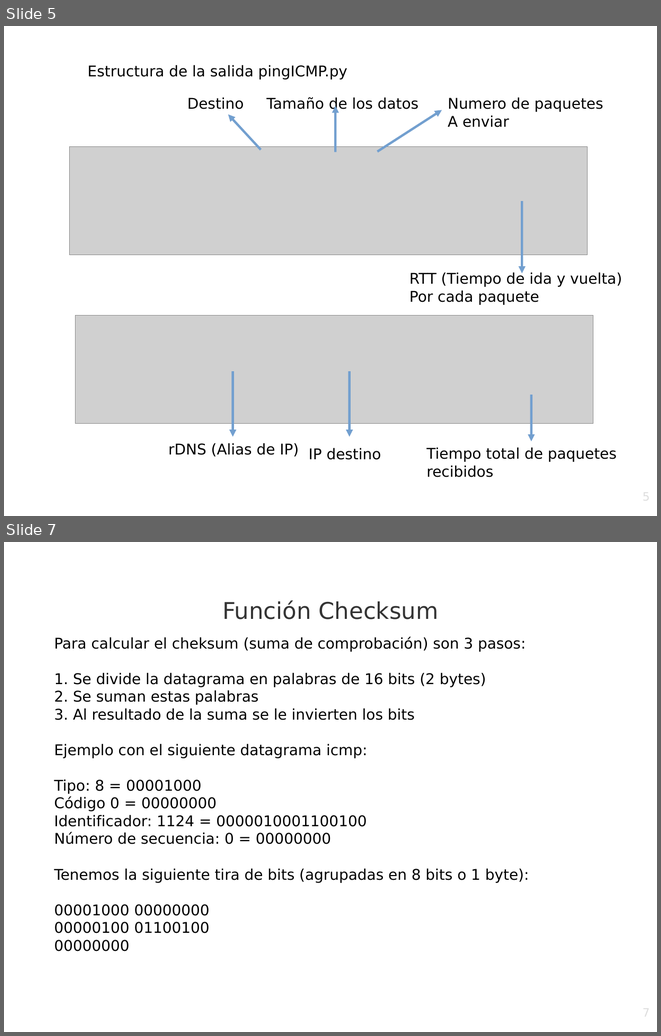
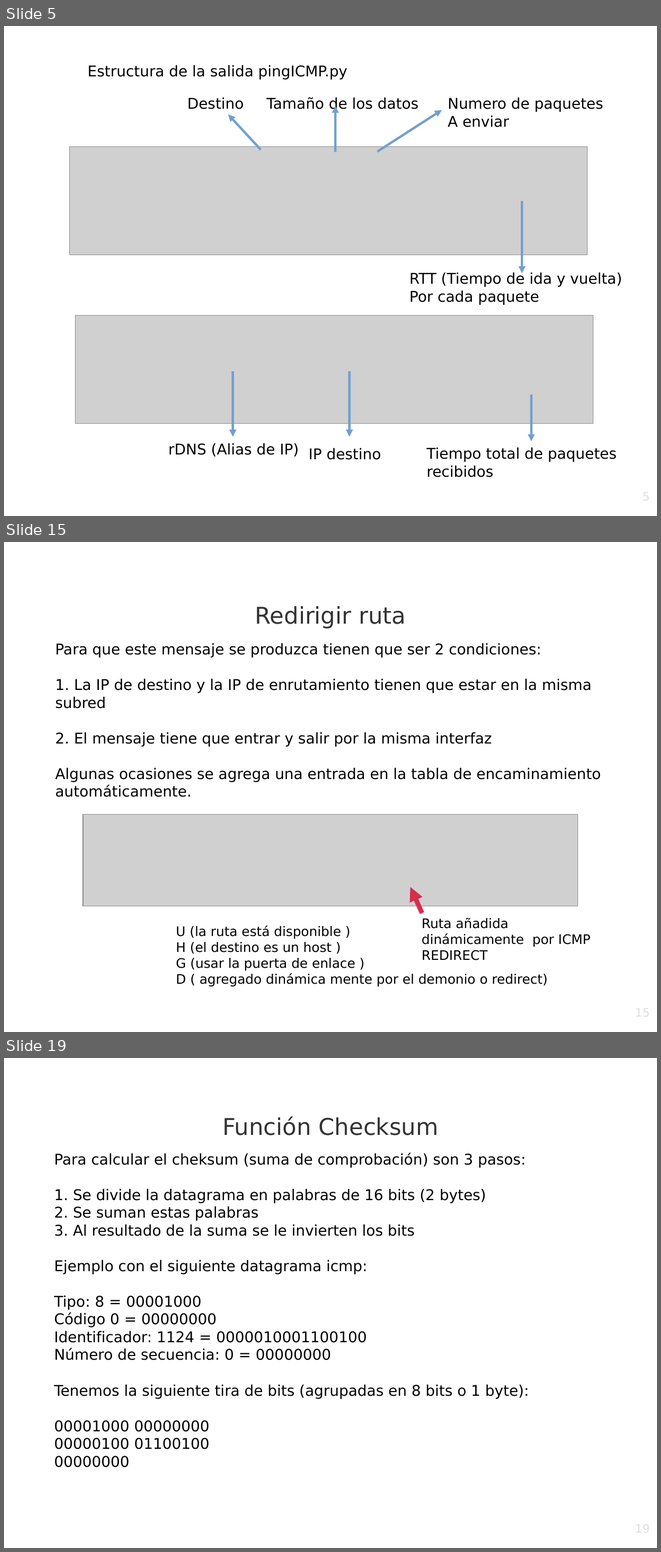
Before and after one commit to srealmoreno/Python, a slide deck: PING/ping.odp. Shown one above the other, each under a label of ours: slides 5 and 7 before the commit, slides 5, 15 and 19 after it; the slides between them are not shown. The pictures are 661x1036 and 661x1552 pixels, drawn with LibreOffice and Linux fonts; fonts in the diff are those of the drawing; grey boxes stand for pictures; background and template pictures are left out. Boxes give left, top, right and bottom in pixels: in the first picture for what was removed or moved away, otherwise in the second. Text is boxed around its words. In the diff, an @@ line names an element or a change of style, - is before the commit and + after.

```diff
--- a/PING/ping.odp
+++ b/PING/ping.odp
@@ slide 15 added at (4, 542, 657, 1032), background picture (left out) @@
@@ title added at (255, 606, 406, 628), 28 pt, text #333333 @@
+Redirigir ruta
@@ text added at (55, 643, 601, 797), 18 pt, text #000000 @@
+Para que este mensaje se produzca tienen que ser 2 condiciones:
+1. La IP de destino y la IP de enrutamiento tienen que estar en la misma subred
+2. El mensaje tiene que entrar y salir por la misma interfaz
+Algunas ocasiones se agrega una entrada en la tabla de encaminamiento automáticamente.
@@ picture added at (83, 814, 577, 907) @@
@@ arrow added from (422, 913) to (411, 887), #D62E4E 5.67 pt @@
@@ text added at (422, 917, 591, 960), 16 pt, text #000000 @@
+Ruta añadida dinámicamente por ICMP REDIRECT
@@ text added at (176, 925, 547, 987), 16 pt, text #000000 @@
+U (la ruta está disponible )
+H (el destino es un host )
+G (usar la puerta de enlace )
+D ( agregado dinámica mente por el demonio o redirect)
@@ page number added at (498, 1005, 651, 1032), 14 pt, text #DDDDDD @@
+15
@@ what was slide 7 is now slide 19 @@
@@ page number at (498, 1521, 651, 1548): text changed @@
-7
+19
```
Also in this commit, not shown: 2 slides changed, 59 other slides added, 3 slides removed, 2 other files.
